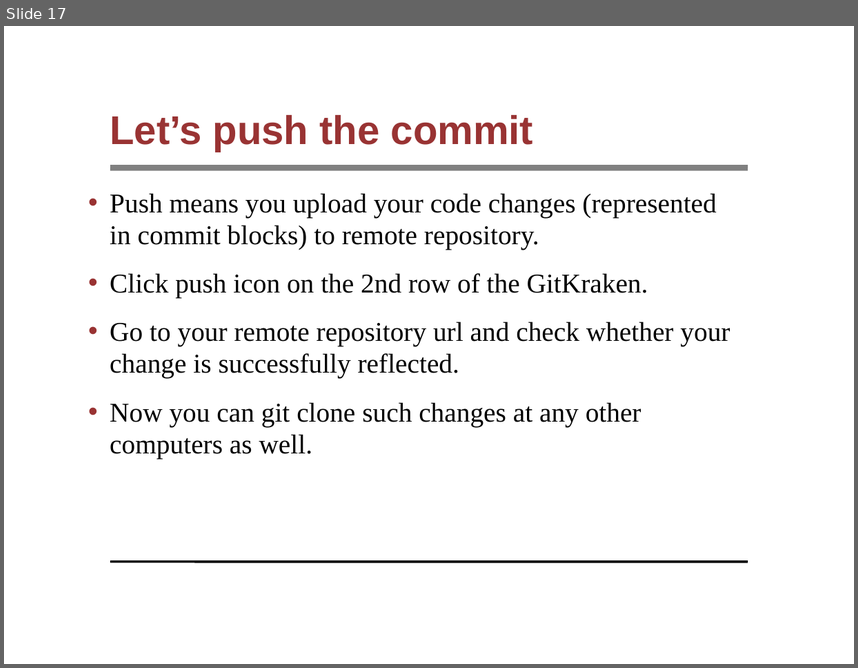
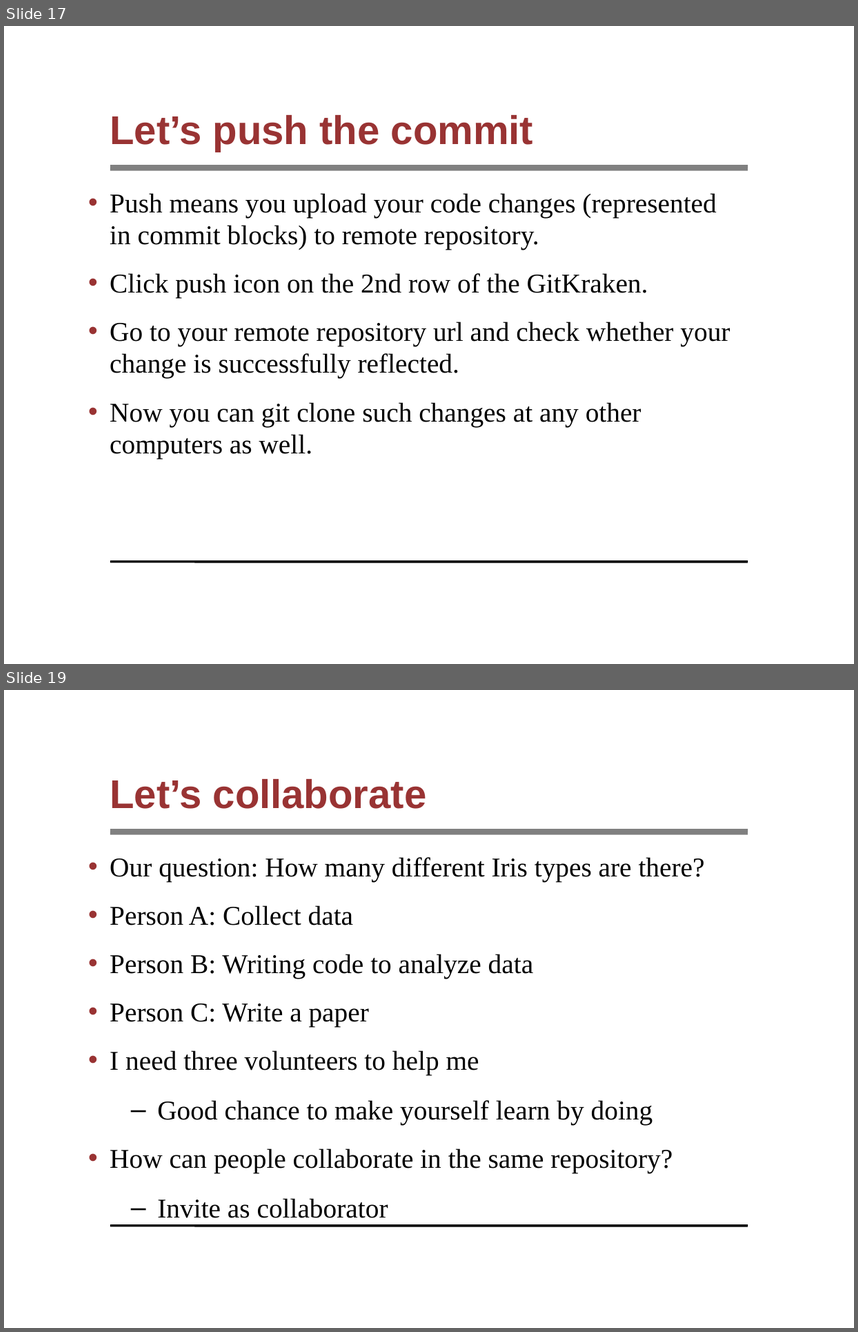
Before and after one commit to syyunn/pml-git, a slide deck: file-changes/main.ppt. Shown one above the other, each under a label of ours: slide 17 before the commit, slides 17 and 19 after it; the slides between them are not shown. The pictures are 858x668 and 858x1332 pixels, drawn with LibreOffice and Linux fonts; fonts in the diff are those of the drawing; background and template pictures are left out. Boxes give left, top, right and bottom in pixels: in the first picture for what was removed or moved away, otherwise in the second. Text is boxed around its words. In the diff, an @@ line names an element or a change of style, - is before the commit and + after.

```diff
--- a/file-changes/main.ppt
+++ b/file-changes/main.ppt
@@ slide 19 added at (4,690,854,1328), background #FFFFFF; not listed: 2 template elements that a slide beside it also shows @@
@@ title added at (110,779,427,809), 34 pt, text #993333, bold @@
+Let’s collaborate
@@ text added at (110,857,705,1218), 23 pt, text #000000 @@
+• Our question: How many different Iris types are there?
+• Person A: Collect data
+• Person B: Writing code to analyze data
+• Person C: Write a paper
+• I need three volunteers to help me
+  – Good chance to make yourself learn by doing
+• How can people collaborate in the same repository?
+  – Invite as collaborator
```
Also in this commit, not shown: 2 slides changed, 12 other slides added, 1 other file.
